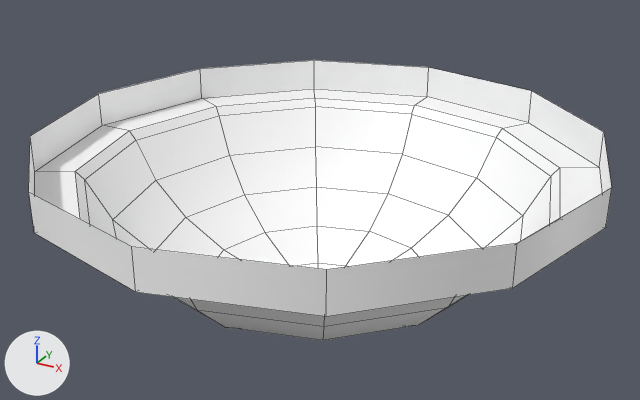
Renders of the FBX model Assets/Assets/3D Assets/Models/props/light.fbx from each side of a commit.
Rendered twice from a 50 mm lens placed at (1.236, -2.24, 0.901), pointed at (-0.007, 0.022, -0.23). Lighting does not change. The marker at lower left points along +X, +Y and +Z. The picture after the commit comes second. Mesh edges are drawn as thin lines.

The first picture shows 'Light'.
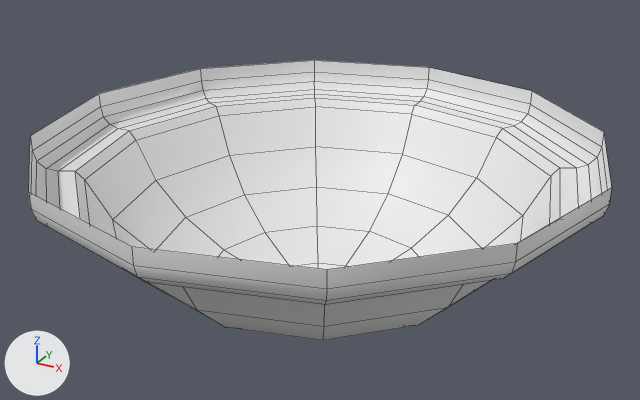
The newer file is also rescaled (x0.7) as a whole; pictures and numbers use the older file's frame.

Boxes (x1, y1, x2, y2) around the edits, measured in the pictures (640 x 400 px):
```json
{"part": 1, "of": "me_sphere_001", "change": "reshaped", "before": [29, 60, 612, 317], "after": [29, 60, 612, 305]}
{"part": 2, "of": "me_sphere_001", "change": "recoloured", "before": [75, 98, 560, 340], "after": [75, 98, 560, 340]}
```

The change, as JSON lines over the scene's bpy script:
```json
{"op": "add", "block": "mat_light", "code": ["mat_light = principled_material('Light')", "mat_light.base_color = (0.8, 0.8, 0.8)  # white #e7e7e7"]}
{"block": "me_sphere_001", "where": "# used by ob_light; location = (0.0, 0.0, 0.0)"}
{"op": "remove", "block": "me_sphere_001", "code": "me_sphere_001.from_pydata(...)  # 97 vertices, 96 faces; spans x -0.87..0.87, y -0.87..0.87, z -0.56..0.0"}
{"op": "add", "block": "me_sphere_001", "code": "me_sphere_001.from_pydata(...)  # 133 vertices, 132 faces; spans x -0.87..0.87, y -0.87..0.87, z -0.56..0.0"}
{"block": "me_sphere_001", "change": "me_sphere_001 part 1"}
{"block": "me_sphere_001", "change": "12 vertices are removed from x -0.87..0.87, y -0.87..0.87, z -0.12"}
{"block": "me_sphere_001", "change": "24 faces are deleted"}
{"block": "me_sphere_001", "change": "36 vertices are added at x -0.86..0.86, y -0.86..0.86, z -0.12..-0.08"}
{"block": "me_sphere_001", "change": "12 new vertices lie (0.0, 0.0, -0.05) away from vertices in x -0.87..0.87, y -0.87..0.87, z 0.0"}
{"block": "me_sphere_001", "change": "60 new faces join them"}
{"block": "me_sphere_001", "change": "me_sphere_001 part 2: 72 faces spanning x -0.75..0.75, y -0.75..0.75, z -0.56..-0.12 switch from mat_lights (white #ffffff) to mat_light (white #e7e7e7)"}
```
